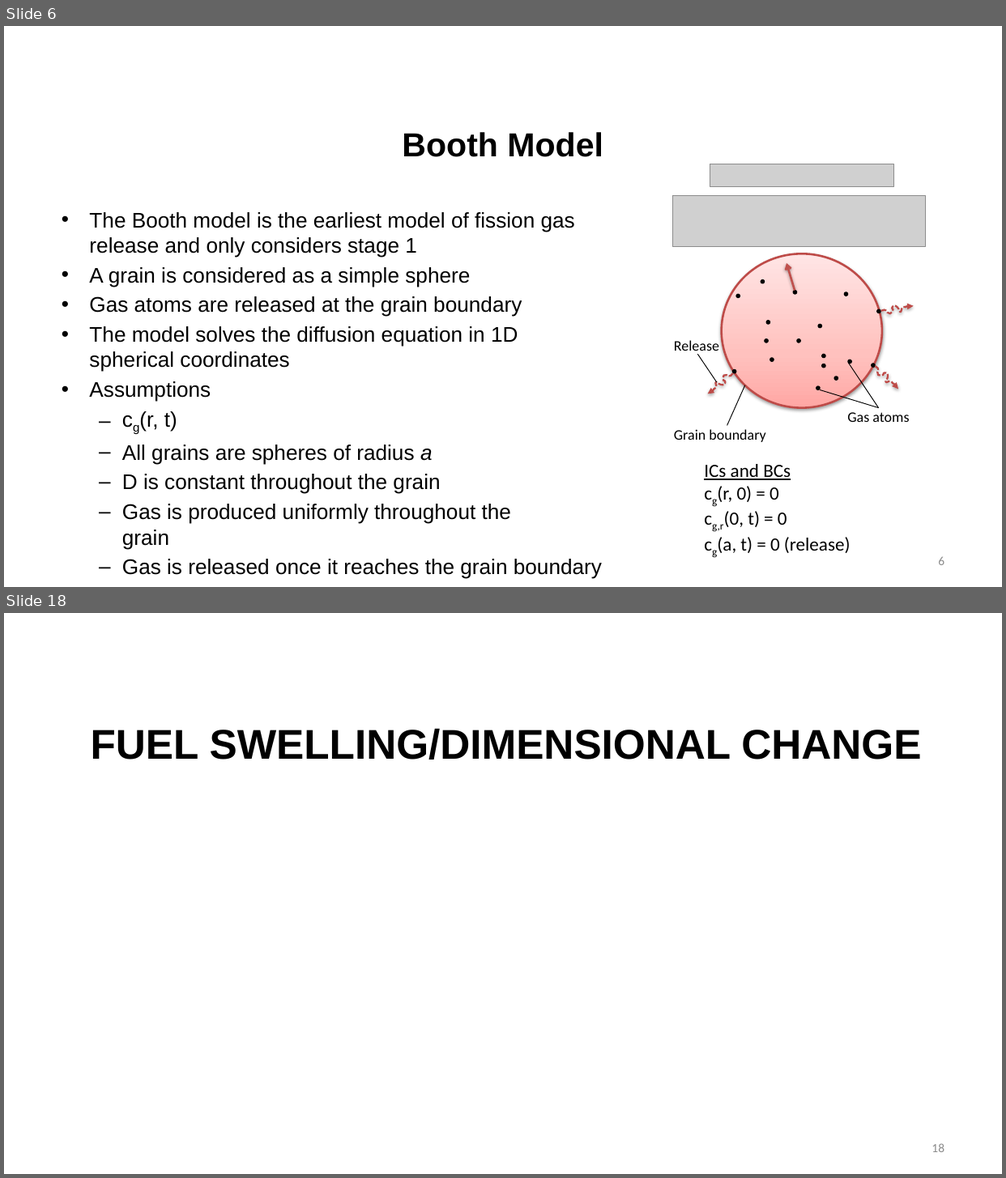
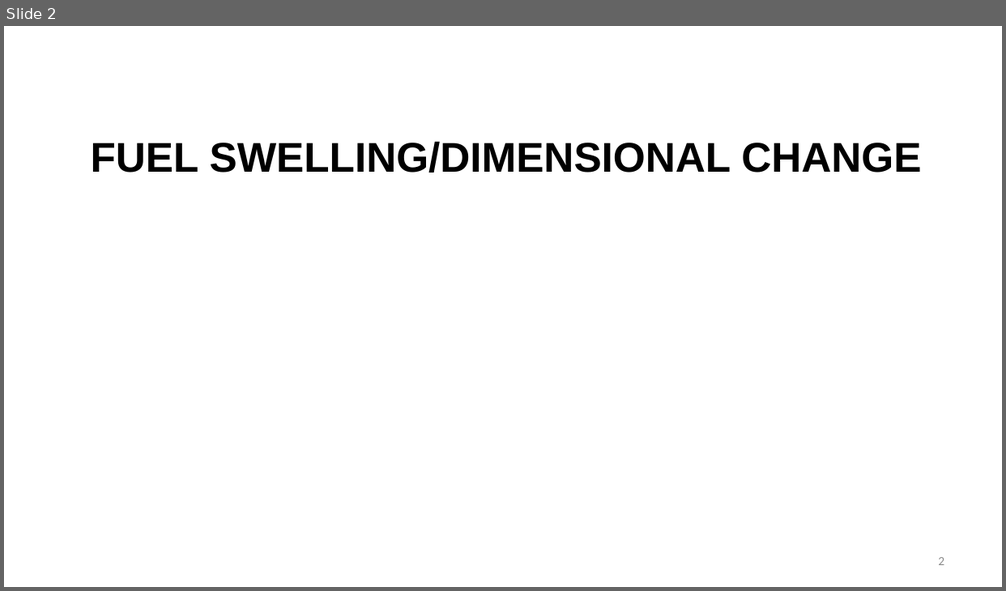
Before and after one commit to benbeeler/TEACHING, a slide deck: Nuclear_Fuel_Performance/NE533_Spring2026/Module3/Lec13_FGR_swelling.pptx. Shown one above the other, each under a label of ours: slides 6 and 18 before the commit, slide 2 after it; the slides between them are not shown. The pictures are 1006x1178 and 1006x591 pixels, drawn with LibreOffice and Linux fonts; fonts in the diff are those of the drawing; grey boxes stand for pictures; background and template pictures are left out. Boxes give left, top, right and bottom in pixels: in the first picture for what was removed or moved away, otherwise in the second. Text is boxed around its words. In the diff, an @@ line names an element or a change of style, - is before the commit and + after.

```diff
--- a/Nuclear_Fuel_Performance/NE533_Spring2026/Module3/Lec13_FGR_swelling.pptx
+++ b/Nuclear_Fuel_Performance/NE533_Spring2026/Module3/Lec13_FGR_swelling.pptx
@@ slide 6 removed at (4,26,1002,587), background #FFFFFF @@
@@ title removed at (402,132,603,157) @@
-Booth Model
@@ picture removed at (710,164,894,187) @@
@@ text removed at (89,212,602,579) @@
-• The Booth model is the earliest model of fission gas release and only considers stage 1
-• A grain is considered as a simple sphere
-• Gas atoms are released at the grain boundary
-• The model solves the diffusion equation in 1D
-  spherical coordinates
-• Assumptions
-  – cg(r, t)
-  – All grains are spheres of radius a
-  – D is constant throughout the grain
-  – Gas is produced uniformly throughout the
-    grain
-  – Gas is released once it reaches the grain boundary
@@ picture removed at (672,196,926,247) @@
@@ group removed at (674,254,914,442): 18 ellipses, 4 lines, 3 texts, 3 freeform shapes, 1 arrow @@
-Grain boundary
-Gas atoms
-Release
@@ text removed at (704,464,850,553) @@
-ICs and BCs
-cg(r, 0) = 0
-cg,r(0, t) = 0
-cg(a, t) = 0 (release)
@@ page number removed at (938,557,944,565) @@
-6
@@ what was slide 18 is now slide 2 @@
@@ page number at (938,557,944,565): text changed @@
-18
+2
```
Also in this commit, not shown: 1 slide changed, 15 other slides removed, 6 other files.
